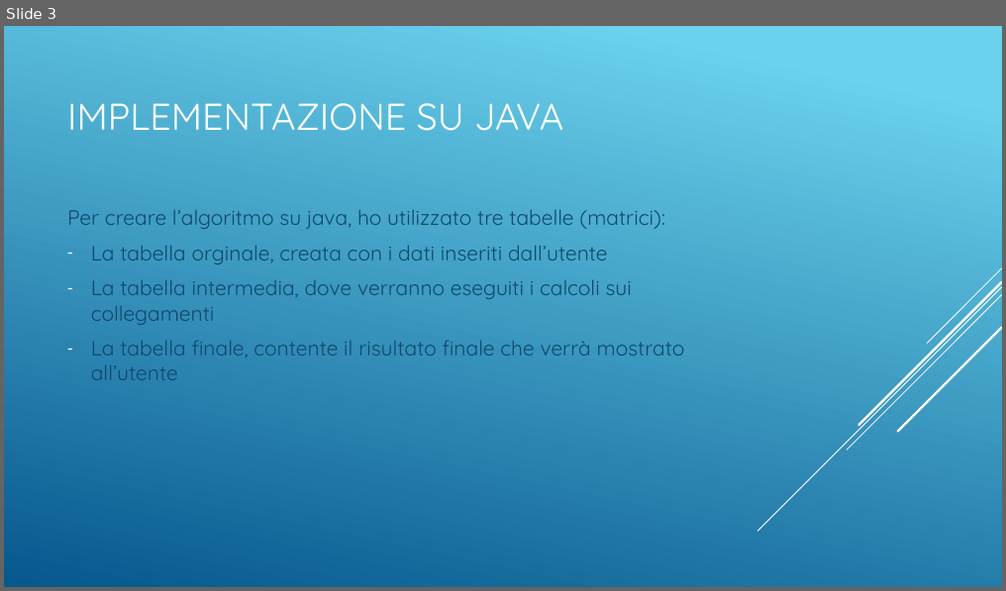
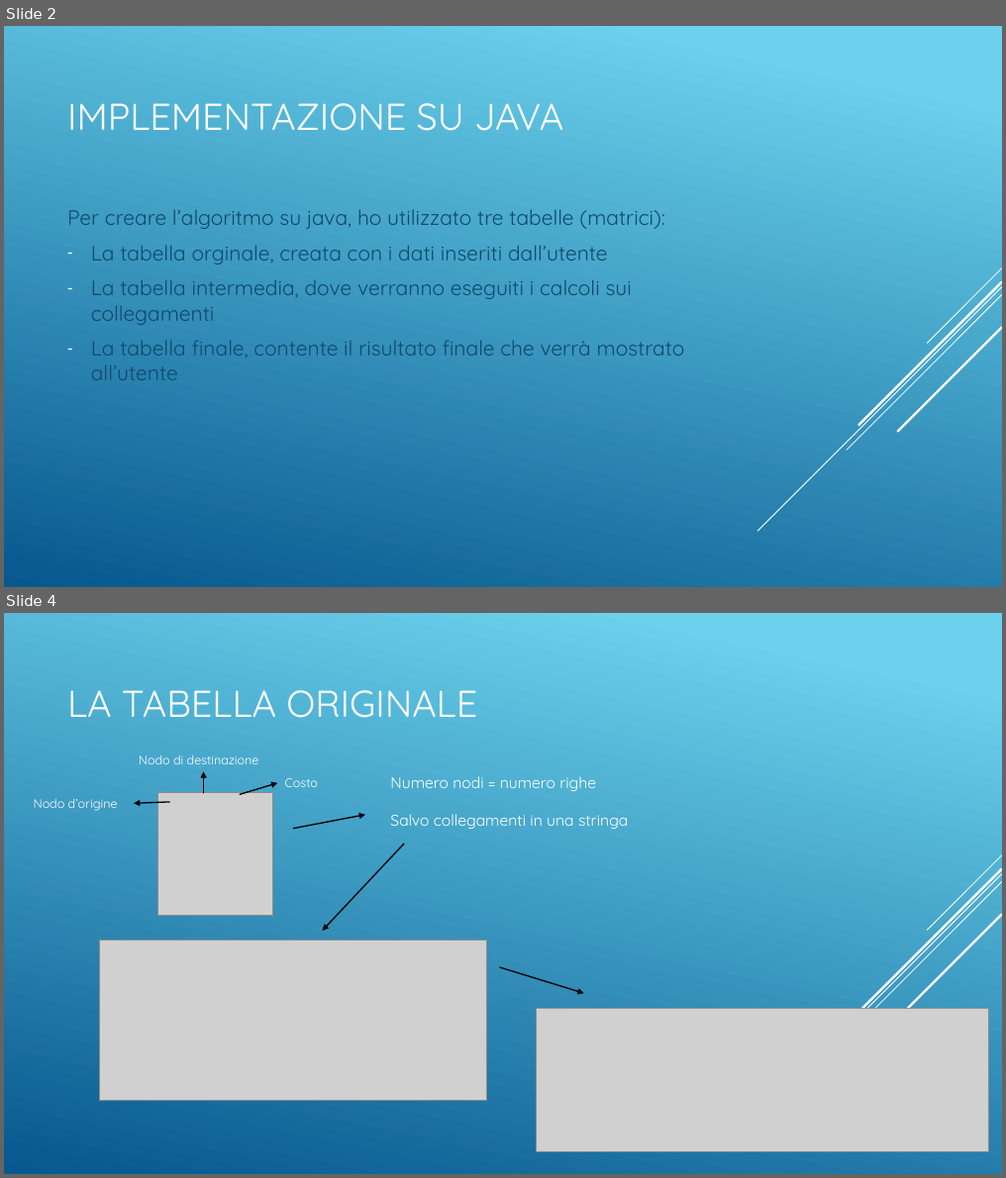
Before and after one commit to Bubuz123/Progetto-sistemi, a slide deck: Presentazione.pptx. Shown one above the other, each under a label of ours: slide 3 before the commit, slides 2 and 4 after it; the slides between them are not shown. The pictures are 1006x591 and 1006x1178 pixels, drawn with LibreOffice and Linux fonts; fonts in the diff are those of the drawing; grey boxes stand for pictures. Boxes give left, top, right and bottom in pixels: in the first picture for what was removed or moved away, otherwise in the second. Text is boxed around its words. In the diff, an @@ line names an element or a change of style, - is before the commit and + after.

```diff
--- a/Presentazione.pptx
+++ b/Presentazione.pptx
@@ slide 4 added at box(4, 613, 1002, 1174), background gradient #6ED2EB to #06588E; not listed: 5 template elements that a slide beside it also shows @@
@@ title added at box(67, 690, 477, 718), 36 pt, text #FFFFFF @@
+LA TABELLA ORIGINALE
@@ text added at box(139, 756, 259, 764), 12 pt, text #FFFFFF @@
+Nodo di destinazione
@@ arrow added from (204, 792) to (204, 771), #000000 1.25 pt @@
@@ arrow added from (240, 794) to (277, 783), #000000 1.25 pt @@
@@ text added at box(285, 778, 318, 787), 12 pt, text #FFFFFF @@
+Costo
@@ text added at box(390, 776, 628, 829), 15 pt, text #FFFFFF @@
+Numero nodi = numero righe
+Salvo collegamenti in una stringa
@@ text added at box(34, 799, 118, 811), 12 pt, text #FFFFFF @@
+Nodo d’origine
@@ arrow added from (169, 802) to (134, 803), #000000 1.25 pt @@
@@ picture added at box(158, 792, 272, 916) @@
@@ arrow added from (294, 829) to (365, 815), #000000 1.25 pt @@
@@ arrow added from (404, 844) to (322, 931), #000000 1.25 pt @@
@@ picture added at box(100, 941, 487, 1101) @@
@@ arrow added from (500, 967) to (584, 993), #000000 1.25 pt @@
@@ picture added at box(537, 1009, 988, 1152) @@
@@ what was slide 3 is now slide 2 @@
```
Also in this commit, not shown: 2 slides changed, 3 other slides added, 2 slides removed, 2 other files.
